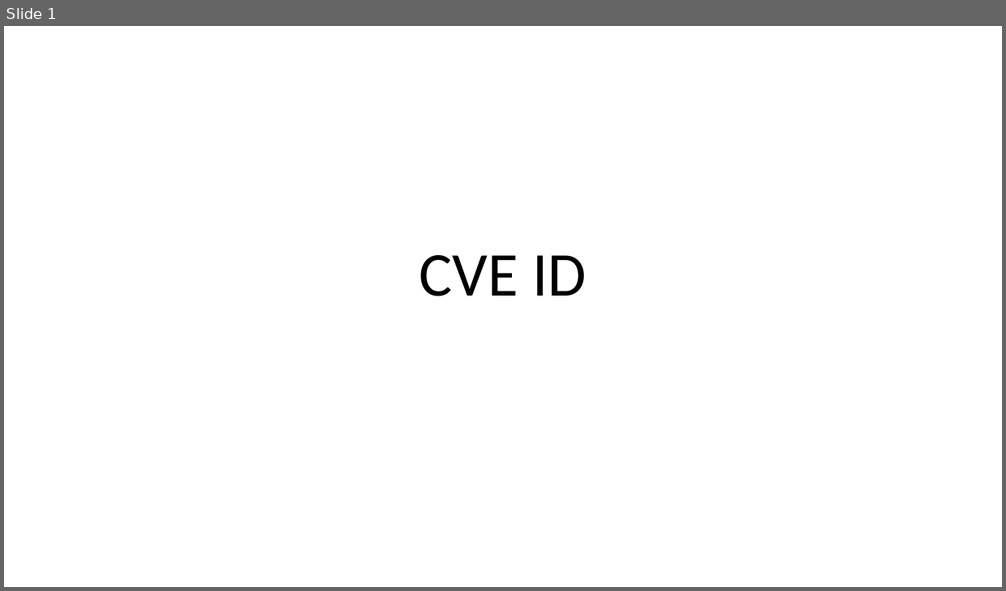
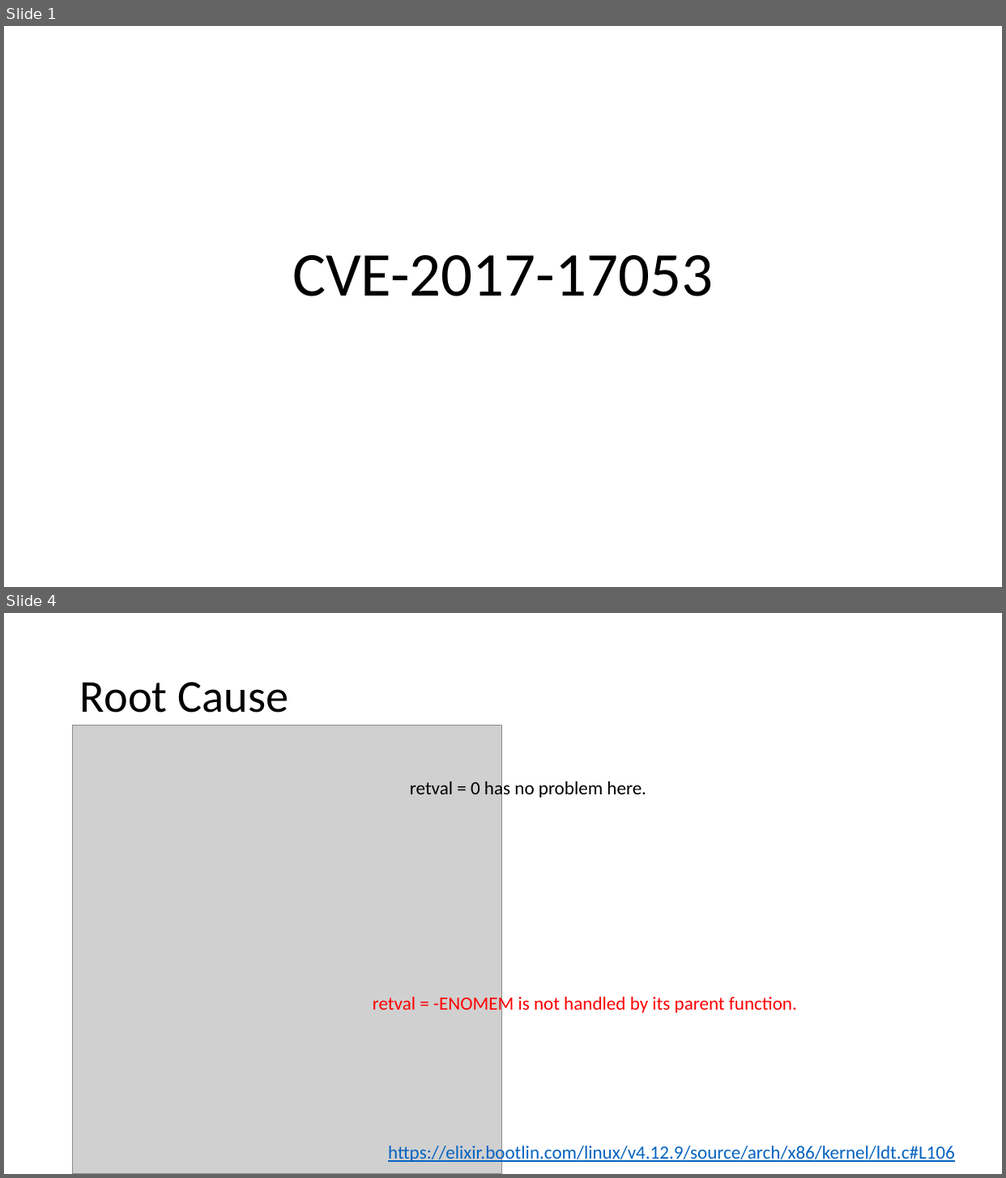
Before and after one commit to mudongliang/Kernel_Vulnerabilities, a slide deck: UAF/2017/CVE-2017-17053.pptx. Shown one above the other, each under a label of ours: slide 1 before the commit, slides 1 and 4 after it; the slides between them are not shown. The pictures are 1006x591 and 1006x1178 pixels, drawn with LibreOffice and Linux fonts; fonts in the diff are those of the drawing; grey boxes stand for pictures. Boxes give left, top, right and bottom in pixels: in the first picture for what was removed or moved away, otherwise in the second. Text is boxed around its words. In the diff, an @@ line names an element or a change of style, - is before the commit and + after.

```diff
--- a/UAF/2017/CVE-2017-17053.pptx
+++ b/UAF/2017/CVE-2017-17053.pptx
@@ slide 4 added at box(4, 613, 1002, 1174), background #FFFFFF @@
@@ title added at box(80, 682, 289, 713), 44 pt, text #000000 @@
+Root Cause
@@ picture added at box(73, 726, 503, 1174) @@
@@ text added at box(410, 778, 646, 799), 18 pt, text #000000 @@
+retval = 0 has no problem here.
@@ text added at box(373, 995, 797, 1016), 18 pt, text #FF0000 @@
+retval = -ENOMEM is not handled by its parent function.
@@ text added at box(388, 1144, 955, 1165), 18 pt, text #0563C1, underline @@
+https://elixir.bootlin.com/linux/v4.12.9/source/arch/x86/kernel/ldt.c#L106
@@ slide 1 changed as well @@
@@ title at box(292, 255, 713, 297): text changed @@
-CVE ID
+CVE-2017-17053
```
Also in this commit, not shown: 2 other slides changed, 5 other slides added, 2 slides removed, 1 other file.
